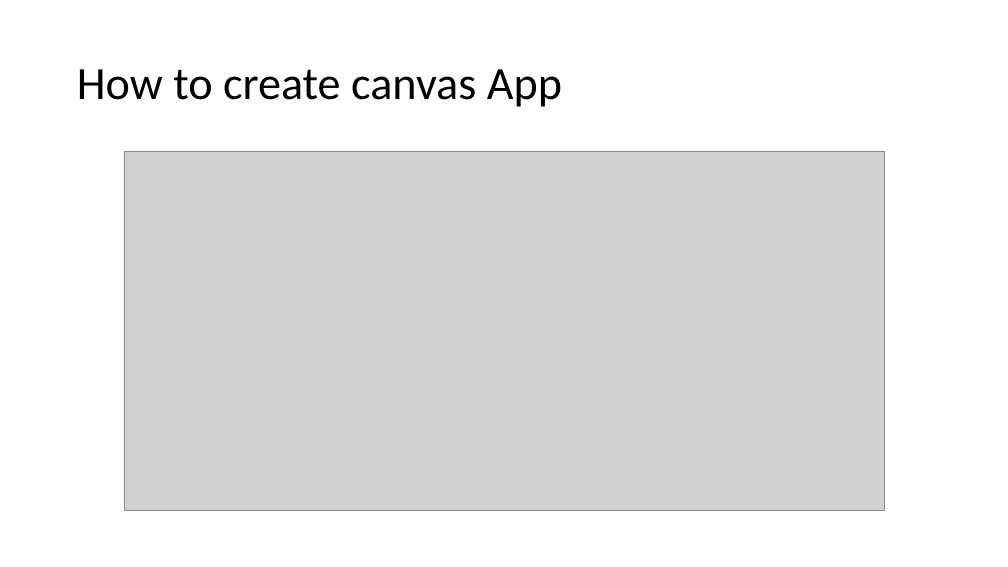
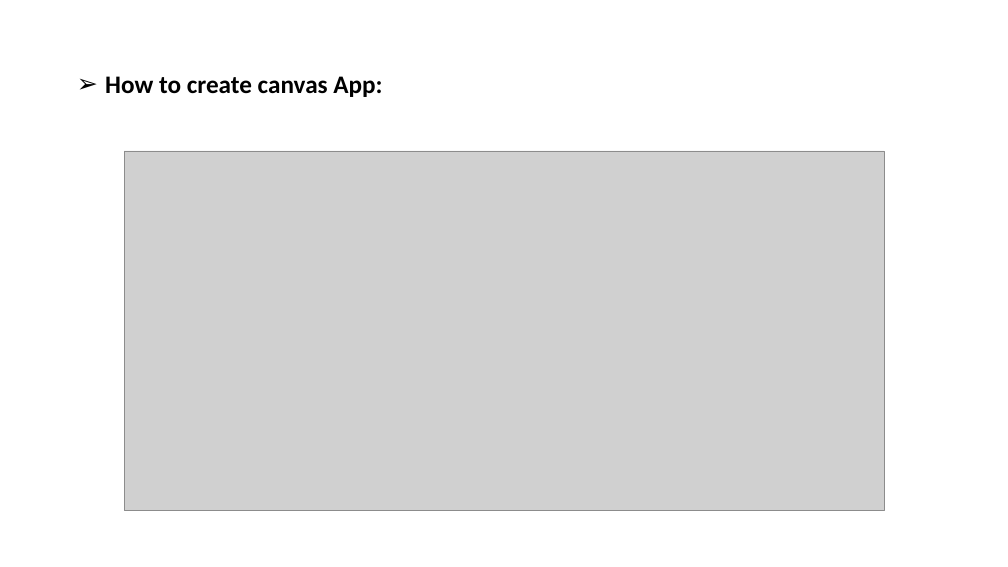
Before and after one commit to raagaraam/PowerApps, a slide deck: slide 56 of POWER APPS.pptx (slide 37 before the commit). Drawn at 1008x567 pixels with LibreOffice and Linux fonts; fonts in the diff are those of the drawing; grey boxes stand for pictures. Boxes give left, top, right and bottom in pixels: in the first picture for what was removed or moved away, otherwise in the second. Text is boxed around its words. In the diff, an @@ line names an element or a change of style, - is before the commit and + after.

```diff
--- a/POWER APPS.pptx
+++ b/POWER APPS.pptx
@@ title at <box>105,76,382,97</box>: text changed; size 44 to 24 pt; bold on @@
-How to create canvas App
+➢ How to create canvas App:
```
Also in this commit, not shown: 10 other slides changed, 59 slides added, 6 slides removed.
